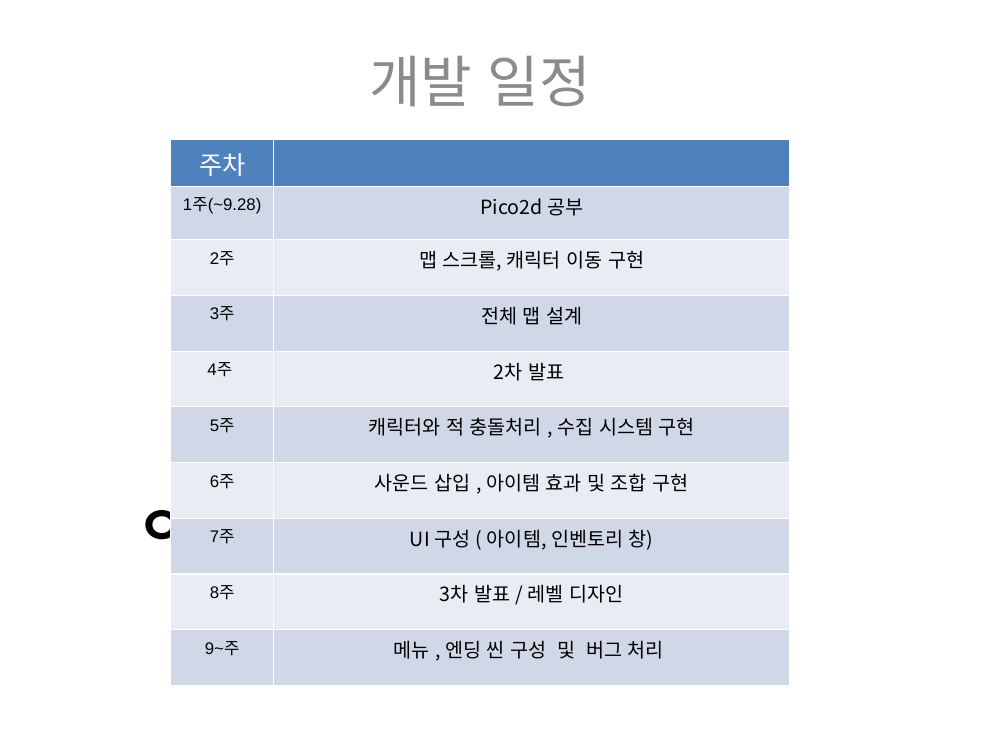
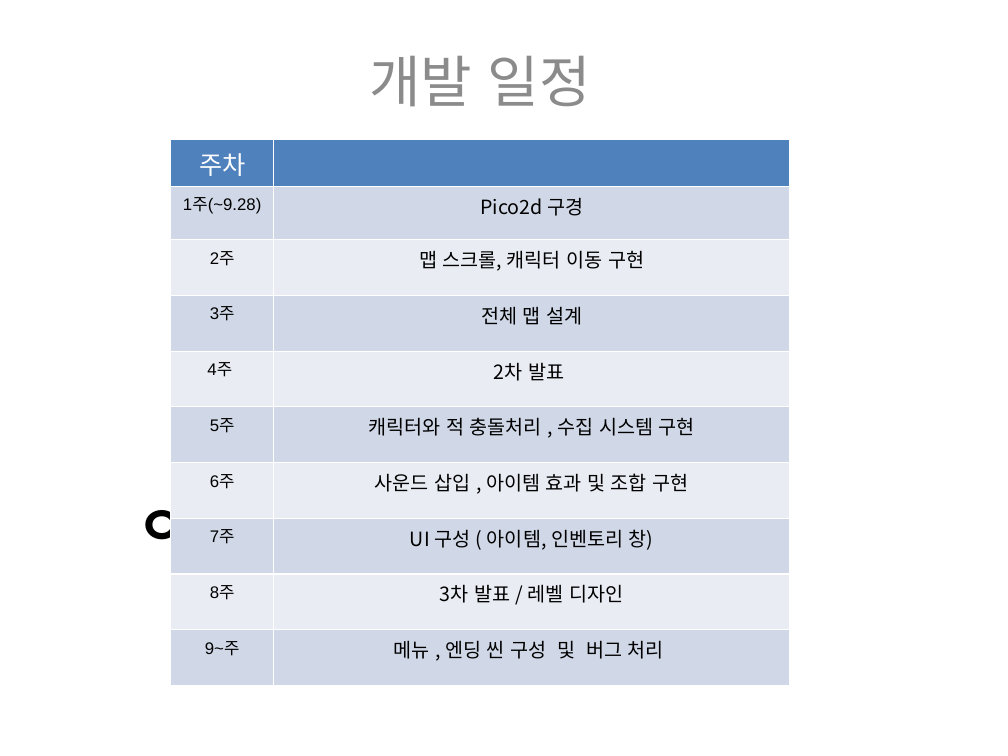
Before and after one commit to yksgmksy/2DGP, a slide deck: slide 7 of First.pptx. Drawn at 1008x756 pixels with LibreOffice and Linux fonts; fonts in the diff are those of the drawing. Boxes give left, top, right and bottom in pixels: in the first picture for what was removed or moved away, otherwise in the second. Text is boxed around its words. In the diff, an @@ line names an element or a change of style, - is before the commit and + after.

```diff
--- a/First.pptx
+++ b/First.pptx
@@ table at (x1=170, y1=140, x2=789, y2=672) @@
-row 2, column 2: Pico2d 공부
+row 2, column 2: Pico2d 구경
```
Also in this commit, not shown: 2 other files.
